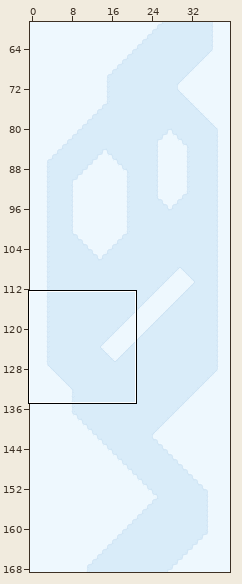
Two states of a LDtk project, ski.ldtk. The picture above shows the old version from afar; the outline marks the close-up.
Close-up. Old version:
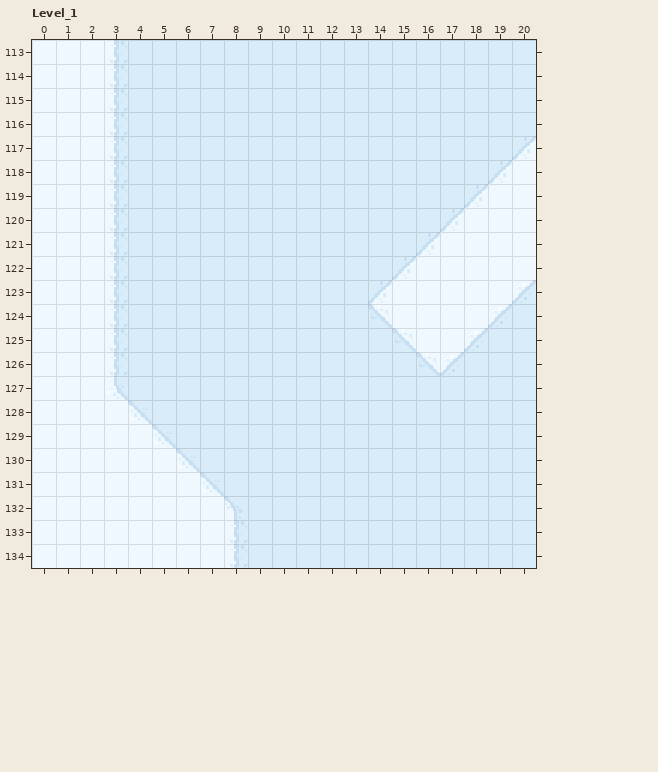
Cells are 16x16 px. Shown: Level_1 x 0..20, y 113..134. The commit also changed other parts of the map, which this record leaves out.
The result:
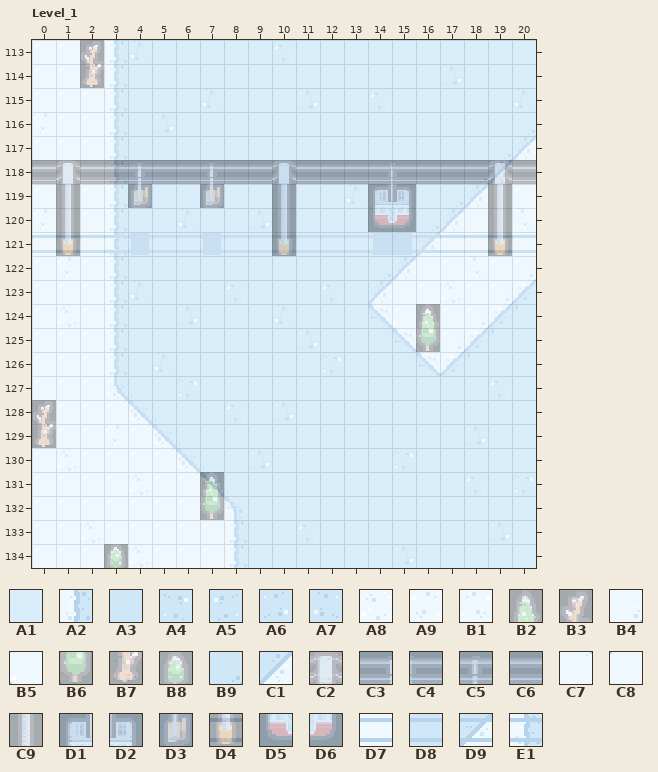
Key: from "SkiTiles": A1 0, A2 1, A3 2, A4 3, A5 3 flipped left-right, A6 3 flipped up-down, A7 3 turned 180, A8 5, A9 5 flipped up-down, B1 5 turned 180, B2 6, B3 7, B4 13, B5 16, B6 18, B7 19, B8 30, B9 39, C1 40, C2 42, C3 43, C4 44, C5 45, C6 46, C7 49, C8 52, C9 54, D1 55, D2 56, D3 57, D4 66, D5 67, D6 68, D7 88, D8 89, D9 90 flipped left-right, E1 91.
__ is an empty cell.
See-through tiles are keyed as they look on the map.
From old to new:
Layer "Layer_0":
y 113: x 4 A3 -> A7; x 10 A3 -> A5
y 114: x 2 A1 -> A8; x 17 A3 -> A6
y 115: x 7 A3 -> A7; x 11 A3 -> A6; x 14 A3 -> A5; x 20 A3 -> A7
y 116: x 0 A1 -> A9; x 5 A3 -> A6
y 118: x 18 A3 -> B9; x 20 A1 -> C8
y 119: x 13 A3 -> A7; x 19 A1 -> C8
y 120: x 0 A1 -> A9; x 6 A3 -> A7; x 9 A3 -> A6; x 20 A1 -> B1
y 121: x 0..3 A1 A1 A1 A2 -> D7 D7 D7 E1; x 10 A3 -> D8; x 16..20 C1 A1 A1 A1 A1 -> D9 D7 D7 D7 D7
y 122: x 1 A1 -> A9; x 18 A1 -> B1; x 20 A1 -> B4
y 123: x 4 A3 -> A7; x 8 A3 -> A5; x 12 A3 -> A5; x 17 A1 -> A8; x 19 A1 -> B4
y 124: x 1 A1 -> A8; x 6 A3 -> A6; x 10 A3 -> A7; x 18 A1 -> B4
y 125: x 11 A3 -> A6; x 16..17 A1 A1 -> B5 B4
y 126: x 5 A3 -> A7; x 12 A3 -> A4
y 127: x 6 A3 -> A4; x 19 A3 -> A5
y 128: x 8 A3 -> A5; x 10 A3 -> A6
y 129: x 3 A1 -> A9; x 18 A3 -> A6
y 130: x 1 A1 -> A8; x 9 A3 -> A6; x 15 A3 -> A4
y 131: x 4 A1 -> A8; x 18 A3 -> A5; x 20 A3 -> A4
y 132: x 7 A1 -> C7
y 133: x 2 A1 -> A8; x 11 A3 -> A5; x 19 A3 -> A6
y 134: x 4 A1 -> A8; x 15 A3 -> A6
Layer "Layer_1":
y 113: x 2 A1 -> B3
y 114: x 2 A1 -> B7
y 118: x 0..20 A1 A1 A1 A1 A1 A1 A1 A1 A1 A1 A1 A1 A1 A1 A1 A1 A1 A1 A1 A1 A1 -> C6 C2 C6 C6 C5 C6 C6 C5 C6 C6 C2 C6 C6 C6 C3 C4 C6 C6 C6 C2 C6
y 119: x 1 A1 -> C9; x 4 A1 -> D3; x 7 A1 -> D3; x 10 A1 -> C9; x 14..15 A1 A1 -> D1 D2; x 19 A1 -> C9
y 120: x 1 A1 -> C9; x 10 A1 -> C9; x 14..15 A1 A1 -> D5 D6; x 19 A1 -> C9
y 121: x 1 A1 -> D4; x 10 A1 -> D4; x 19 A1 -> D4
y 124: x 16 A1 -> B2
y 125: x 16 A1 -> B6
y 128: x 0 A1 -> B3
y 129: x 0 A1 -> B7
y 131: x 7 A1 -> B2
y 132: x 7 A1 -> B6
y 134: x 3 A1 -> B8
